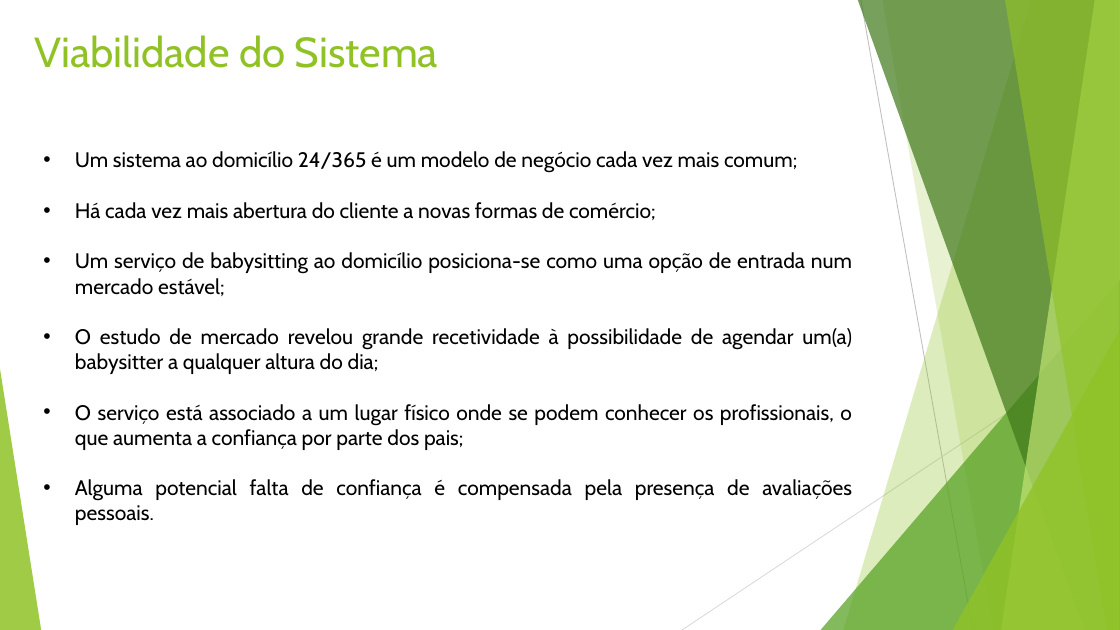
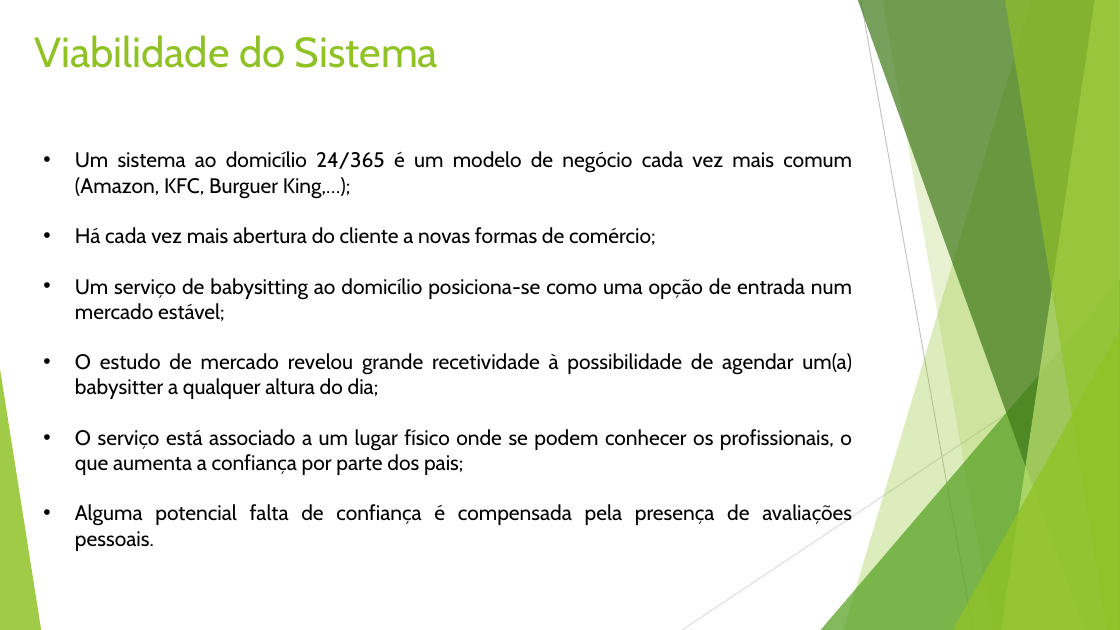
Before and after one commit to vitorjrc/babysitting-system, a slide deck: slide 5 of relatorio/LI4.pptx. Drawn at 1120x630 pixels with LibreOffice and Linux fonts; fonts in the diff are those of the drawing. Boxes give left, top, right and bottom in pixels: in the first picture for what was removed or moved away, otherwise in the second. Text is boxed around its words. In the diff, an @@ line names an element or a change of style, - is before the commit and + after.

```diff
--- a/relatorio/LI4.pptx
+++ b/relatorio/LI4.pptx
@@ text at bbox=[75, 151, 852, 199]: text changed @@
-• Um sistema ao domicílio 24/365 é um modelo de negócio cada vez mais comum;
+• Um sistema ao domicílio 24/365 é um modelo de negócio cada vez mais comum (Amazon, KFC, Burguer King,…);
```
Also in this commit, not shown: 7 other slides changed.
